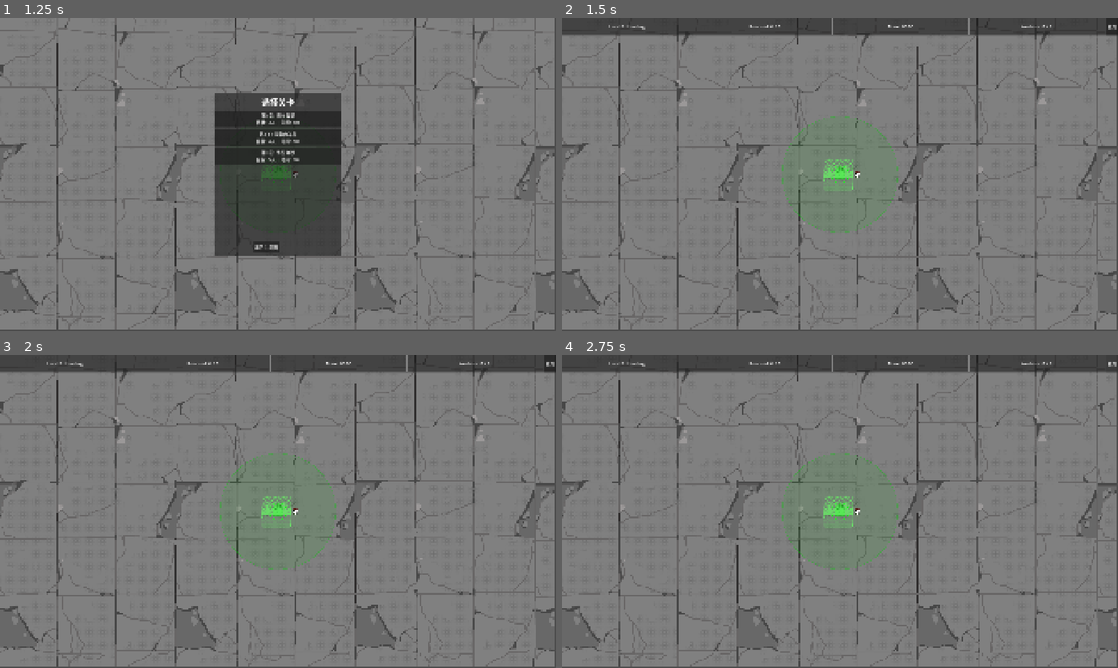
Above: before the commit, frames 1-4 (two rows, left to right).
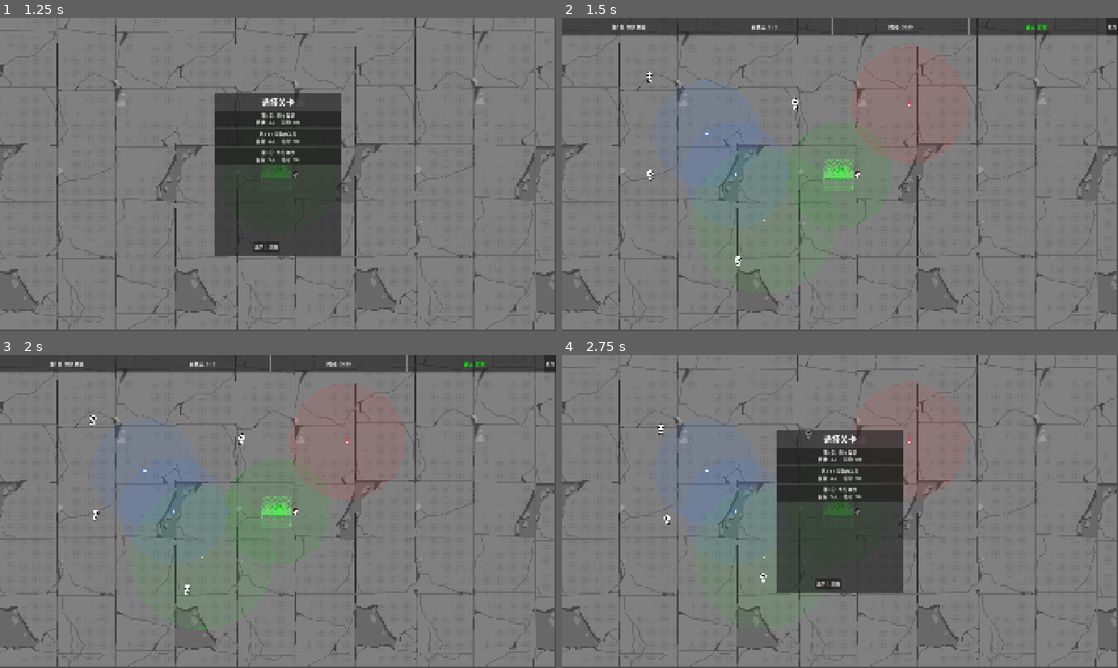
Above: after the commit, the same moments.

Repository: kunk70352-png/Safe-Anchor
Game: Godot game, scene res://src/main/main.tscn
Same seed, same stepped clock (60 frames per second), same inputs: the game is played once before the commit and once after it.
Inputs:
- Up to frame 1 (1.25 s): click "开始游戏" at 0.5 s
- Up to frame 2 (1.5 s): click "第1关: 初次救援 目标: 3人 | 时间: 60s" at 1.25 s
- Up to frame 3 (2 s): no input
- Up to frame 4 (2.75 s): click "放弃" at 2 s

Frame 1 is identical in both runs. In frame 2, 1.7% of the frame differs, in the area x 8-88%, y 2-88%; in frame 3, 1.7%; in frame 4, 18%, in the area x 0-100%, y 0-88%.
Error before the commit: Parse Error: Could not parse global class "Player" from "res://src/player/player.gd". (res://src/world/world.gd:14)

Commit message:
修复match缩进和场景null值

Diff:
--- a/src/player/player.gd
+++ b/src/player/player.gd
@@ -59,7 +59,7 @@
 			elif _held_anchor == null:
 				state = PlayerState.IDLE
 
-		_update_animation()
+	_update_animation()
 	queue_redraw()
 
 
